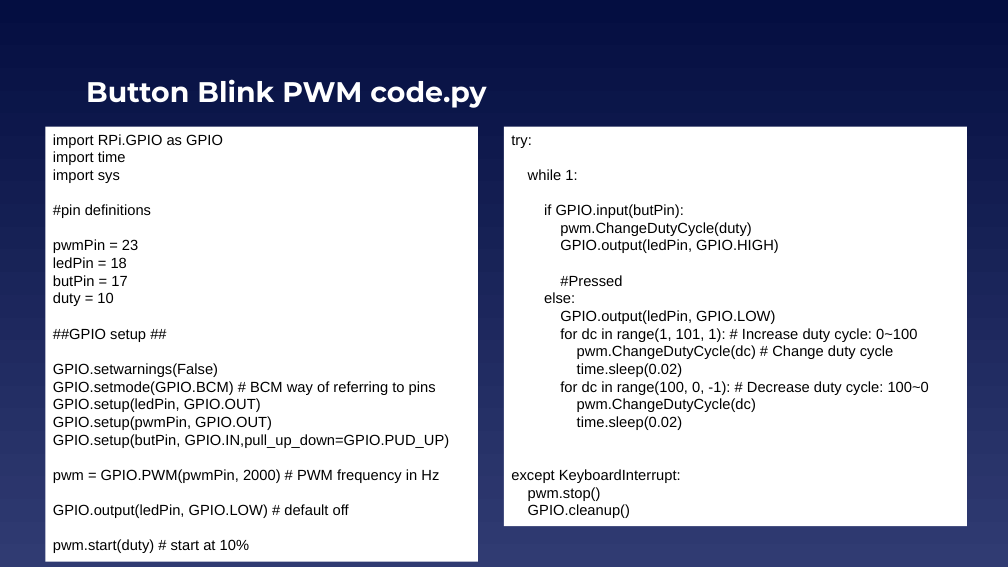
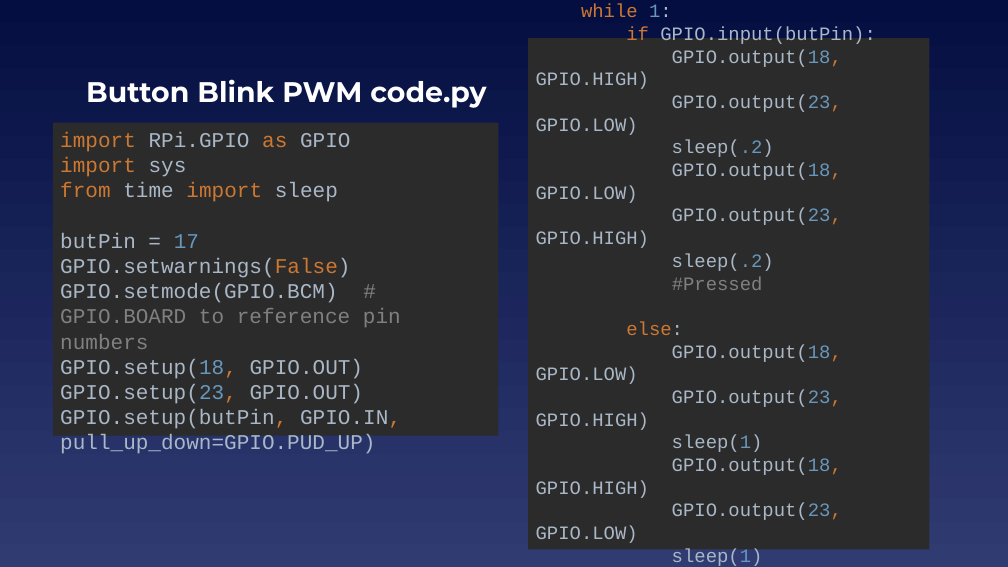
Before and after one commit to EELabMan/Raspberry-Pi-Intro, a slide deck: slide 25 of Raspberry Pi Intro.pptx (slide 19 before the commit). Drawn at 1008x567 pixels with LibreOffice and Linux fonts; fonts in the diff are those of the drawing. Boxes give left, top, right and bottom in pixels: in the first picture for what was removed or moved away, otherwise in the second. Text is boxed around its words. In the diff, an @@ line names an element or a change of style, - is before the commit and + after.

```diff
--- a/Raspberry Pi Intro.pptx
+++ b/Raspberry Pi Intro.pptx
@@ rectangle "try: while 1: if GPIO.input(butPin): ...": place and size @@
-rectangle "try: while 1: if GPIO.input(butPin): ..." at (504, 126, 967, 526)
+rectangle "try: while 1: if GPIO.input(butPin): ..." at (529, 38, 930, 550)
@@ rectangle "try: while 1: if GPIO.input(butPin): ..." at (529, 38, 930, 550): vertical alignment top to middle; fill #FFFFFF to #2B2B2B @@
@@ text in rectangle at (536, 4, 875, 566): text changed; size 14 to 18 pt; font Arial to Courier New; text colour #000000 to #A9B7C6 @@
-try:
-while 1:
-if GPIO.input(butPin):
-pwm.ChangeDutyCycle(duty)
-GPIO.output(ledPin, GPIO.HIGH)
-#Pressed
-else:
-GPIO.output(ledPin, GPIO.LOW)
-for dc in range(1, 101, 1): # Increase duty cycle: 0~100
-pwm.ChangeDutyCycle(dc) # Change duty cycle
-time.sleep(0.02)
-for dc in range(100, 0, -1): # Decrease duty cycle: 100~0
-pwm.ChangeDutyCycle(dc)
-time.sleep(0.02)
-except KeyboardInterrupt:
-pwm.stop()
-GPIO.cleanup()
+try:
+while 1:
+if GPIO.input(butPin):
+GPIO.output(18, GPIO.HIGH)
+GPIO.output(23, GPIO.LOW)
+sleep(.2)
+GPIO.output(18, GPIO.LOW)
+GPIO.output(23, GPIO.HIGH)
+sleep(.2)
+#Pressed
+else:
+GPIO.output(18, GPIO.LOW)
+GPIO.output(23, GPIO.HIGH)
+sleep(1)
+GPIO.output(18, GPIO.HIGH)
+GPIO.output(23, GPIO.LOW)
+sleep(1)
+except KeyboardInterrupt:
+GPIO.cleanup()
@@ rectangle "import RPi.GPIO as GPIO import ...": place and size @@
-rectangle "import RPi.GPIO as GPIO import ..." at (45, 126, 478, 562)
+rectangle "import RPi.GPIO as GPIO import ..." at (53, 123, 499, 436)
@@ rectangle "import RPi.GPIO as GPIO import ..." at (53, 123, 499, 436): fill #FFFFFF to #2B2B2B @@
@@ text in rectangle at (60, 132, 401, 454): text changed; size 14 to 20 pt; font Arial to Courier New; text colour #000000 to #A9B7C6 @@
-import RPi.GPIO as GPIO
-import time
-import sys
-#pin definitions
-pwmPin = 23
-ledPin = 18
-butPin = 17
-duty = 10
-##GPIO setup ##
-GPIO.setwarnings(False)
-GPIO.setmode(GPIO.BCM) # BCM way of referring to pins
-GPIO.setup(ledPin, GPIO.OUT)
-GPIO.setup(pwmPin, GPIO.OUT)
-GPIO.setup(butPin, GPIO.IN,pull_up_down=GPIO.PUD_UP)
-pwm = GPIO.PWM(pwmPin, 2000) # PWM frequency in Hz
-GPIO.output(ledPin, GPIO.LOW) # default off
-pwm.start(duty) # start at 10%
+import RPi.GPIO as GPIO
+import sys
+from time import sleep
+butPin = 17
+GPIO.setwarnings(False)
+GPIO.setmode(GPIO.BCM) # GPIO.BOARD to reference pin numbers
+GPIO.setup(18, GPIO.OUT)
+GPIO.setup(23, GPIO.OUT)
+GPIO.setup(butPin, GPIO.IN, pull_up_down=GPIO.PUD_UP)
```
Also in this commit, not shown: 8 other slides changed, 7 slides added, 1 slide removed, 2 other files.
